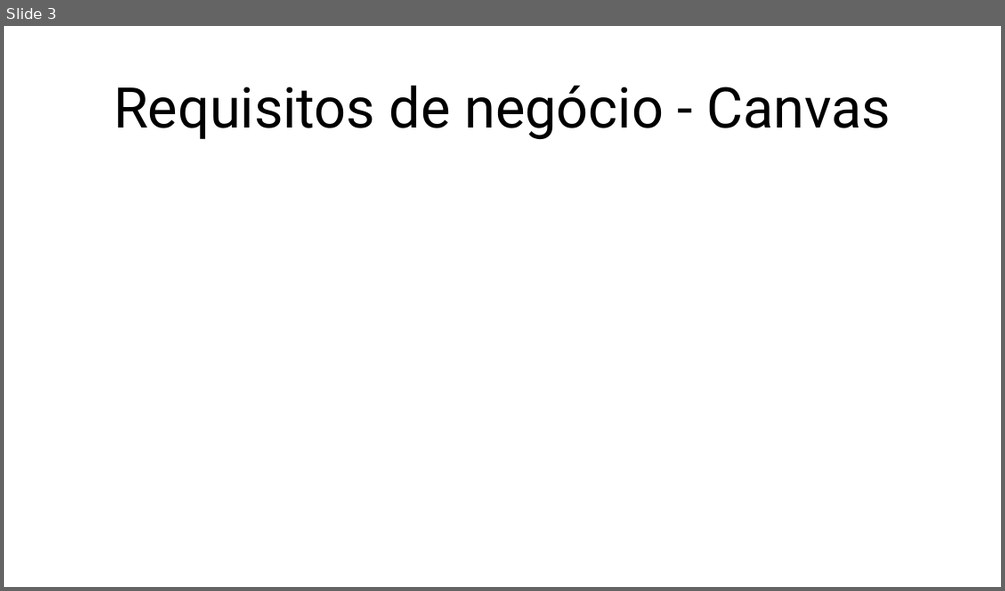
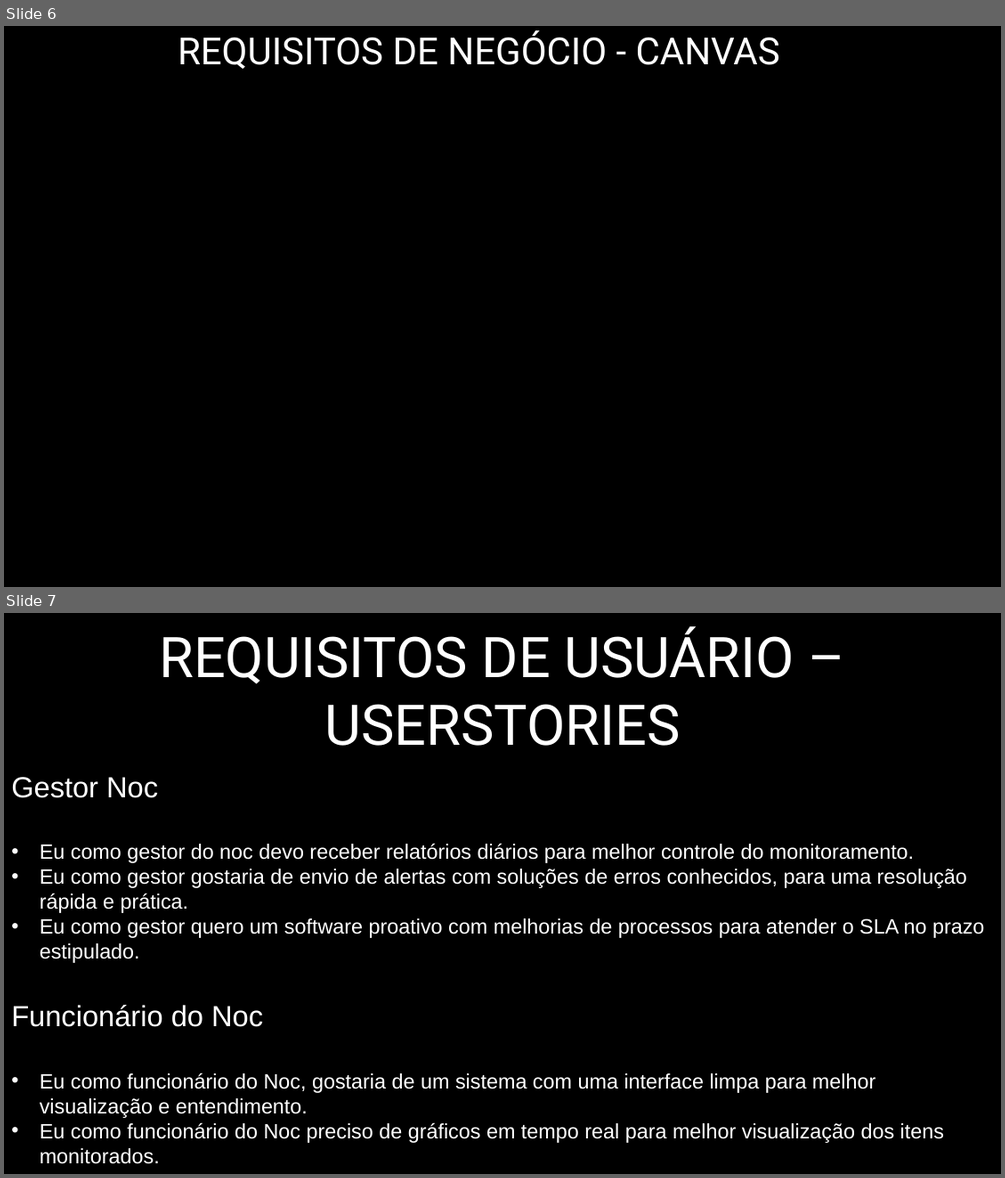
Before and after one commit to lucassilva68/ProjetoII, a slide deck: Documentação/Projeto Monitoramento.pptx. Shown one above the other, each under a label of ours: slide 3 before the commit, slides 6 and 7 after it. The pictures are 1005x591 and 1005x1178 pixels, drawn with LibreOffice and Linux fonts; fonts in the diff are those of the drawing; background and template pictures are left out. Boxes give left, top, right and bottom in pixels: in the first picture for what was removed or moved away, otherwise in the second. Text is boxed around its words. In the diff, an @@ line names an element or a change of style, - is before the commit and + after.

```diff
--- a/Documentação/Projeto Monitoramento.pptx
+++ b/Documentação/Projeto Monitoramento.pptx
@@ slide 7 added at (4,613,1001,1174), background picture (left out) @@
@@ title added at (159,626,794,746), 54 pt, text #FFFFFF @@
+REQUISITOS DE USUÁRIO –USERSTORIES
@@ text added at (11,777,984,1164), 20 pt, text #FFFFFF @@
+Gestor Noc
+• Eu como gestor do noc devo receber relatórios diários para melhor controle do monitoramento.
+• Eu como gestor gostaria de envio de alertas com soluções de erros conhecidos, para uma resolução rápida e prática.
+• Eu como gestor quero um software proativo com melhorias de processos para atender o SLA no prazo estipulado.
+Funcionário do Noc
+• Eu como funcionário do Noc, gostaria de um sistema com uma interface limpa para melhor visualização e entendimento.
+• Eu como funcionário do Noc preciso de gráficos em tempo real para melhor visualização dos itens monitorados.
@@ what was slide 3 is now slide 6 @@
@@ slide 6 changed as well @@
@@ background #FFFFFF to picture (left out) @@
@@ title at (178,30,780,69): text changed; size 54 to 36 pt; text colour #000000 to #FFFFFF @@
-Requisitos de negócio - Canvas
+REQUISITOS DE NEGÓCIO - CANVAS
```
Also in this commit, not shown: 3 other slides changed, 4 other slides added, 1 slide removed.
